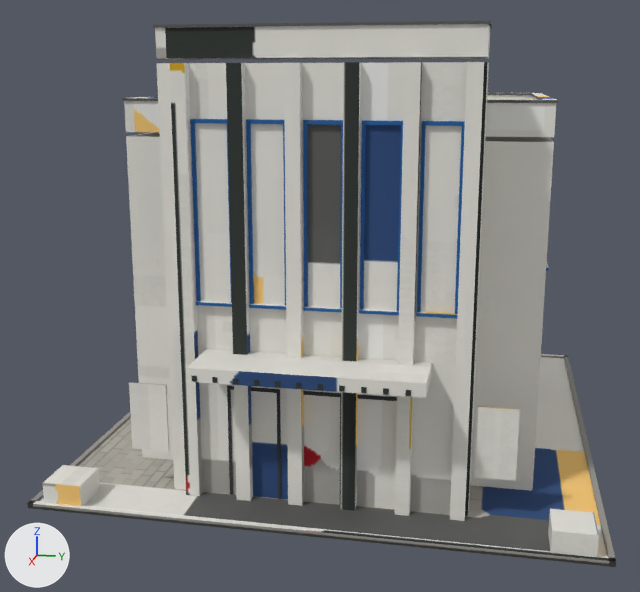
An edit to the glTF model openttd/media/baseset/decouple/objekty/mirne/dum_27_kino.glb, drawn before and after from the same camera.
Camera for both pictures: a camera (50 mm lens) standing at (29.8, 11.1, 9.3) and looking at (6.9, 6.5, 3.6). The axes (+X, +Y, +Z) are drawn at lower left. The lights are the same throughout. The older version comes first. Where no turn or scale is listed for an object, it has been applied to the vertices. Vertices at exactly the same position are counted once.
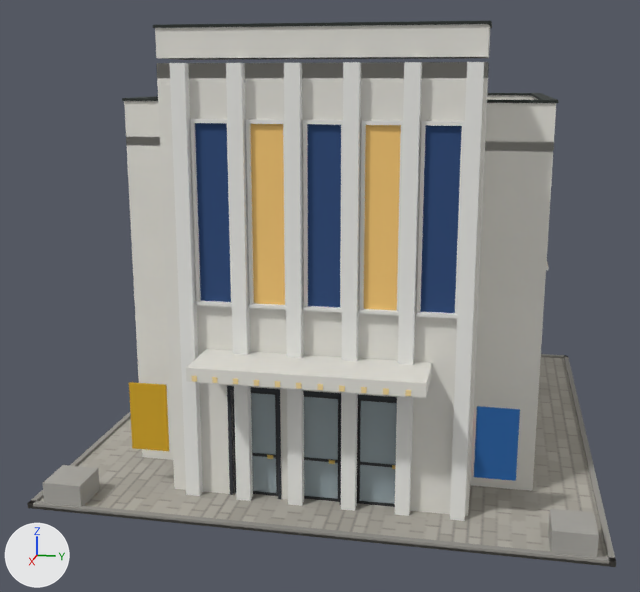
Location of each change, (x1, y1, x2, y2) in pixels of the pictures (640 x 592 px; the box of a moved part takes in the faces that stretch with it):
'Mesh_0', surface changed, reshaped
    both: (27, 21, 616, 567)
'Mesh_1', surface changed
    both: (364, 125, 401, 310)
'Mesh_2.002', added
    after: (357, 399, 397, 507)
    faces in mat_kino_dvere_sklo (pale blue #c4d7df): (360, 401, 397, 504)
    faces in mat_kino_dvere: (357, 399, 397, 507)
'Mesh_2.001', added
    after: (304, 395, 340, 502)
    faces in mat_kino_dvere_sklo (pale blue #c4d7df): (304, 397, 338, 499)
    faces in mat_kino_dvere: (304, 395, 340, 502)
'Mesh_2', added
    after: (232, 390, 278, 496)
    faces in mat_kino_dvere_sklo (pale blue #c4d7df): (251, 393, 276, 493)
    faces in mat_kino_dvere: (232, 390, 278, 496)
part 1 of me_mesh_0, built on
    after: (126, 62, 554, 516)
part 2 of me_mesh_0, surface changed
    both: (30, 24, 612, 561)
part 3 of me_mesh_1, moved or reshaped
    before: (195, 123, 231, 302)
    after: (251, 124, 285, 305)
part 4 of me_mesh_1, deleted
    before: (420, 125, 462, 313)

Edits to the bpy script that builds the scene:
```text
Add img_image_1:
    img_image_1 = load_image('Image_1', '_unpacked/Image_1', 80, 80, 'sRGB')
Change mat_atlas:
    where n3 = _N.new('ShaderNodeMapping'); n3.name = 'Mapping'
    n3.inputs[1].default_value: (0.00257, -14.29, 0.0) -> (0.00296, -14.28, 0.0)  # 'Location'
    n3.inputs[3].default_value: (15.4, 15.25, 1.0) -> (15.54, 15.24, 1.0)  # 'Scale'
Add mat_kino_dvere_sklo:
    mat_kino_dvere_sklo = principled_material('kino_dvere_sklo')
    mat_kino_dvere_sklo.base_color = (0.55, 0.68, 0.74)  # pale blue #c4d7df
    mat_kino_dvere_sklo.roughness = 0.8
    mat_kino_dvere_sklo.alpha = 0.35
Add mat_kino_dvere:
    mat_kino_dvere = bpy.data.materials.new('kino_dvere')
    # uses the picture img_image_1
Change me_mesh_0:
    used by ob_mesh_0; location = (-0.54, 13.66, -0.05)
    remove me_mesh_0.from_pydata(...)  # 1154 vertices, 2152 faces; spans x 0.0..13.94, y -13.18..0.0, z 0.0..10.38
    add me_mesh_0.from_pydata(...)  # 1200 vertices, 2296 faces; spans x 0.0..13.94, y -13.18..0.0, z 0.0..10.38
    me_mesh_0 part 1: 24 vertices removed from x 12.4..12.43, y -8.2..-4.32, z 0.05..2.64; 94 vertices added at x 2.03..12.51, y -11.01..-1.5, z 0.05..9.63
    me_mesh_0 part 2: 502 kept faces spanning x 0.0..13.94, y -13.18..0.0, z 0.0..10.38 get new texture (UV) coordinates
    other edits to the shape of me_mesh_0 do not show in these pictures
Change me_mesh_1:
    used by ob_mesh_1; location = (-0.54, 13.66, -0.05)
    remove me_mesh_1.from_pydata(...)  # 384 vertices, 192 faces; spans x 5.94..13.86, y -8.81..-1.48, z 0.05..8.43
    add me_mesh_1.from_pydata(...)  # 360 vertices, 180 faces; spans x 5.94..13.86, y -8.6..-1.48, z 3.26..8.43
    me_mesh_1 part 3: the loose piece of 4 vertices spanning x 12.53, y -8.81..-8.11, z 4.64..8.43 is moved by (0.0, 1.19, 0.0)
    me_mesh_1 part 4: 12 loose pieces with 48 vertices, spanning x 12.4..12.53, y -6.78..-3.35, z 0.05..8.43, are deleted
    other edits to the shape of me_mesh_1 do not show in these pictures
Add me_mesh_2:
    me_mesh_2.from_pydata(...)  # 56 vertices, 96 faces; spans x 600.0..712.0, y -16052.0..-14809.0, z 59.0..3107.0
    # faces by material slot: [72, 24]
    me_mesh_2.materials.append(mat_kino_dvere)
    me_mesh_2.materials.append(mat_kino_dvere_sklo)  # pale blue #c4d7df
Add ob_mesh_2_002:
    ob_mesh_2_002 = bpy.data.objects.new('Mesh_2.002', me_mesh_2)
    ob_mesh_2_002.parent = ob_dvere_02
    ob_mesh_2_002.location = (-0.539, 13.66, -0.0499)
    ob_mesh_2_002.scale = (0.000851, 0.000851, 0.000851)
Add ob_mesh_2_001:
    ob_mesh_2_001 = bpy.data.objects.new('Mesh_2.001', me_mesh_2)
    ob_mesh_2_001.parent = ob_dvere_01
    ob_mesh_2_001.location = (-0.539, 13.66, -0.0499)
    ob_mesh_2_001.scale = (0.000851, 0.000851, 0.000851)
Add ob_mesh_2:
    ob_mesh_2 = bpy.data.objects.new('Mesh_2', me_mesh_2)
    ob_mesh_2.parent = ob_dvere_00
    ob_mesh_2.location = (-0.539, 13.66, -0.0499)
    ob_mesh_2.scale = (0.000851, 0.000851, 0.000851)
```
